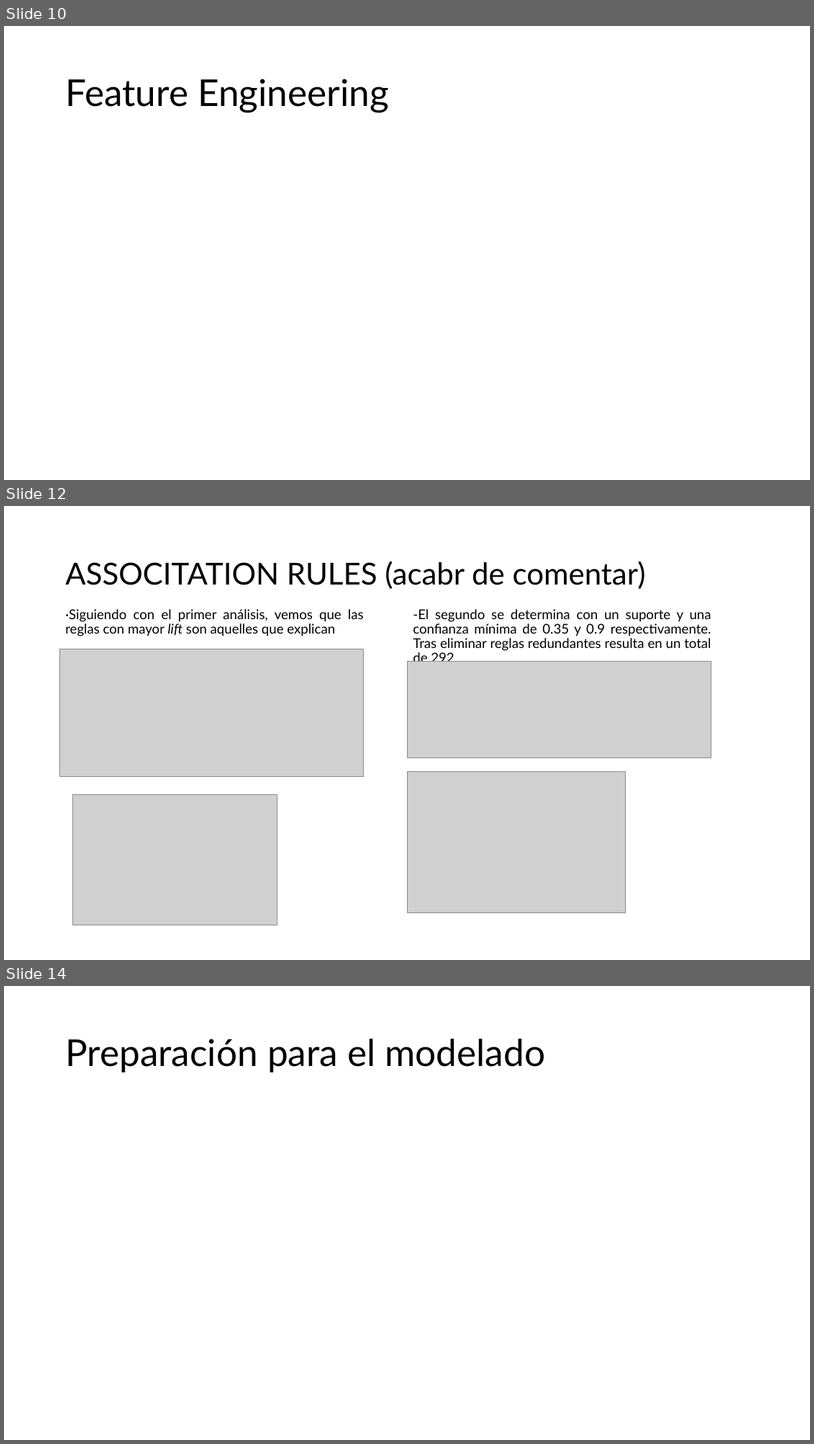
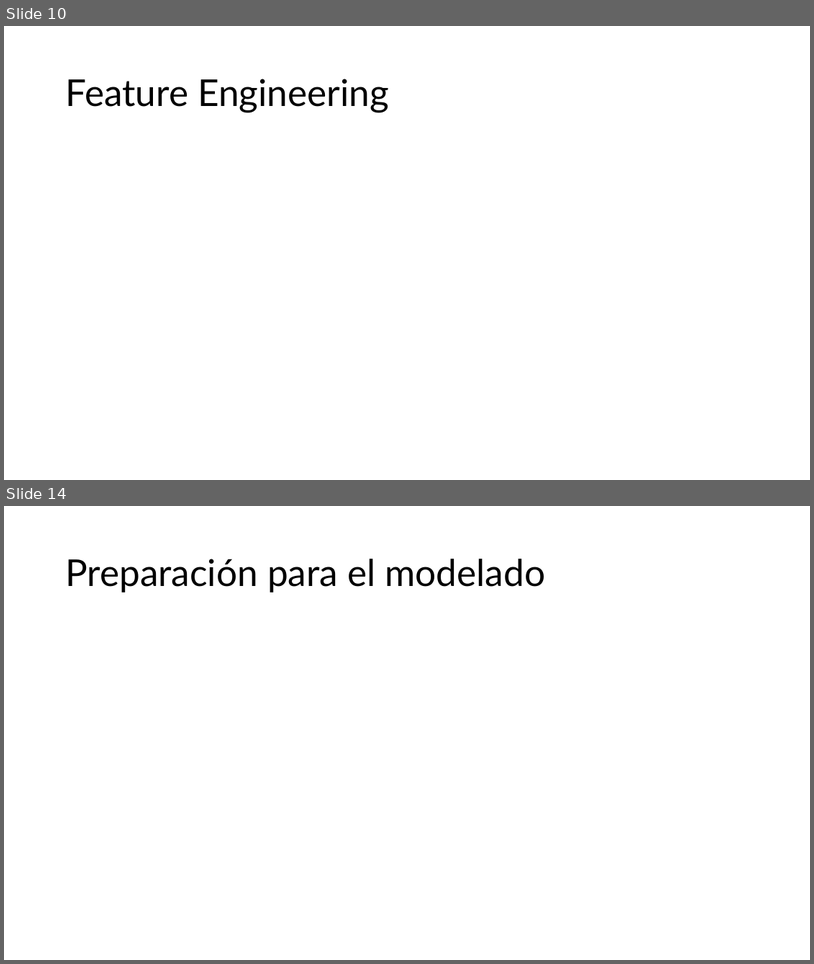
Before and after one commit to benet1one/Mineria, a slide deck: Report_new.pptx. Shown one above the other, each under a label of ours: slides 10, 12 and 14 before the commit, slides 10 and 14 after it; the slides between them are not shown. The pictures are 814x1444 and 814x964 pixels, drawn with LibreOffice and Linux fonts; fonts in the diff are those of the drawing; grey boxes stand for pictures. Boxes give left, top, right and bottom in pixels: in the first picture for what was removed or moved away, otherwise in the second. Text is boxed around its words. In the diff, an @@ line names an element or a change of style, - is before the commit and + after.

Commit message:
Report- association rules

```diff
--- a/Report_new.pptx
+++ b/Report_new.pptx
@@ slide 12 removed at box(4, 506, 810, 960), background #FFFFFF @@
@@ title removed at box(65, 561, 646, 589) @@
-ASSOCITATION RULES (acabr de comentar)
@@ text removed at box(65, 609, 364, 636) @@
-·Siguiendo con el primer análisis, vemos que las reglas con mayor lift son aquelles que explican
@@ text removed at box(413, 609, 712, 662) @@
--El segundo se determina con un suporte y una confianza mínima de 0.35 y 0.9 respectivamente. Tras eliminar reglas redundantes resulta en un total de 292
@@ picture removed at box(59, 649, 364, 777) @@
@@ picture removed at box(407, 661, 712, 758) @@
@@ picture removed at box(407, 772, 626, 913) @@
@@ picture removed at box(73, 795, 277, 924) @@
```
Also in this commit, not shown: 1 slide changed, 2 slides added, 1 other slide removed.
